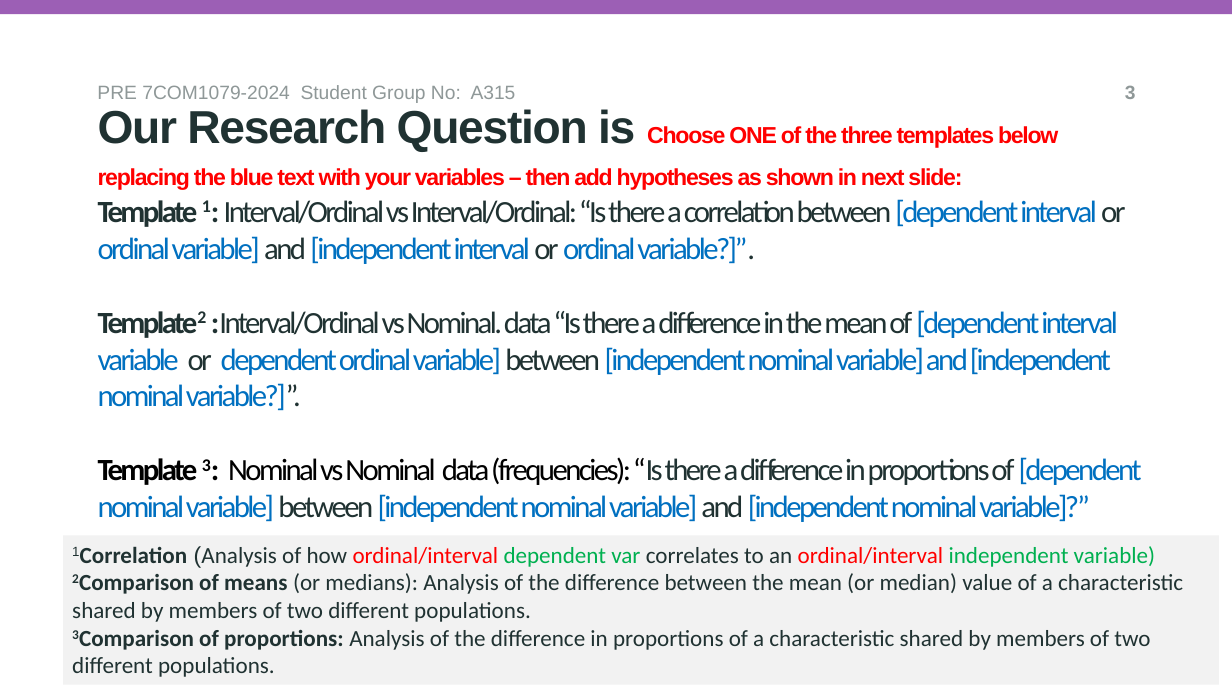
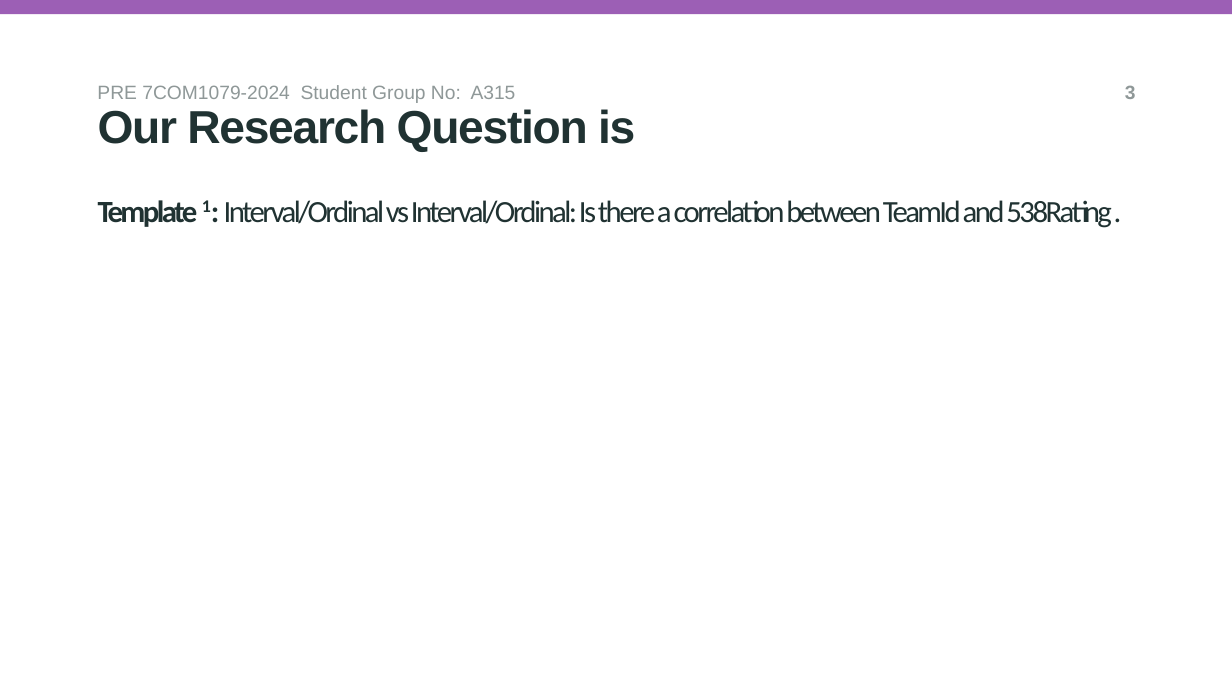
Before and after one commit to IbbiShahid/Research-Question-and-Visualisation, a slide deck: slide 4 of researchQuestion.pptx. Drawn at 1232x693 pixels with LibreOffice and Linux fonts; fonts in the diff are those of the drawing; background and template pictures are left out. Boxes give left, top, right and bottom in pixels: in the first picture for what was removed or moved away, otherwise in the second. Text is boxed around its words. In the diff, an @@ line names an element or a change of style, - is before the commit and + after.

```diff
--- a/researchQuestion.pptx
+++ b/researchQuestion.pptx
@@ subtitle at (x1=98, y1=109, x2=635, y2=152): text changed; size 18 to 36 pt; text colour #FF0000 to #203232 @@
-Our Research Question is Choose ONE of the three templates below replacing the blue text with your variables – then add hypotheses as shown in next slide:
+Our Research Question is
@@ title at (x1=98, y1=200, x2=1111, y2=228): text changed; text colour #0070C0 to #203232 @@
-Template 1: Interval/Ordinal vs Interval/Ordinal: “Is there a correlation between [dependent interval or ordinal variable] and [independent interval or ordinal variable?]”.
-Template2 :Interval/Ordinal vs Nominal. data “Is there a difference in the mean of [dependent interval variable or dependent ordinal variable] between [independent nominal variable] and [independent nominal variable?]”.
-Template 3: Nominal vs Nominal data (frequencies): “Is there a difference in proportions of [dependent nominal variable] between [independent nominal variable] and [independent nominal variable]?”
+Template 1: Interval/Ordinal vs Interval/Ordinal: Is there a correlation between TeamId and 538Rating .
@@ rectangle removed at (x1=63, y1=535, x2=1219, y2=685) @@
-1Correlation (Analysis of how ordinal/interval dependent var correlates to an ordinal/interval independent variable)
-2Comparison of means (or medians): Analysis of the difference between the mean (or median) value of a characteristic shared by members of two different populations.
-3Comparison of proportions: Analysis of the difference in proportions of a characteristic shared by members of two different populations.
```
Also in this commit, not shown: 2 other slides changed, 1 slide removed.
